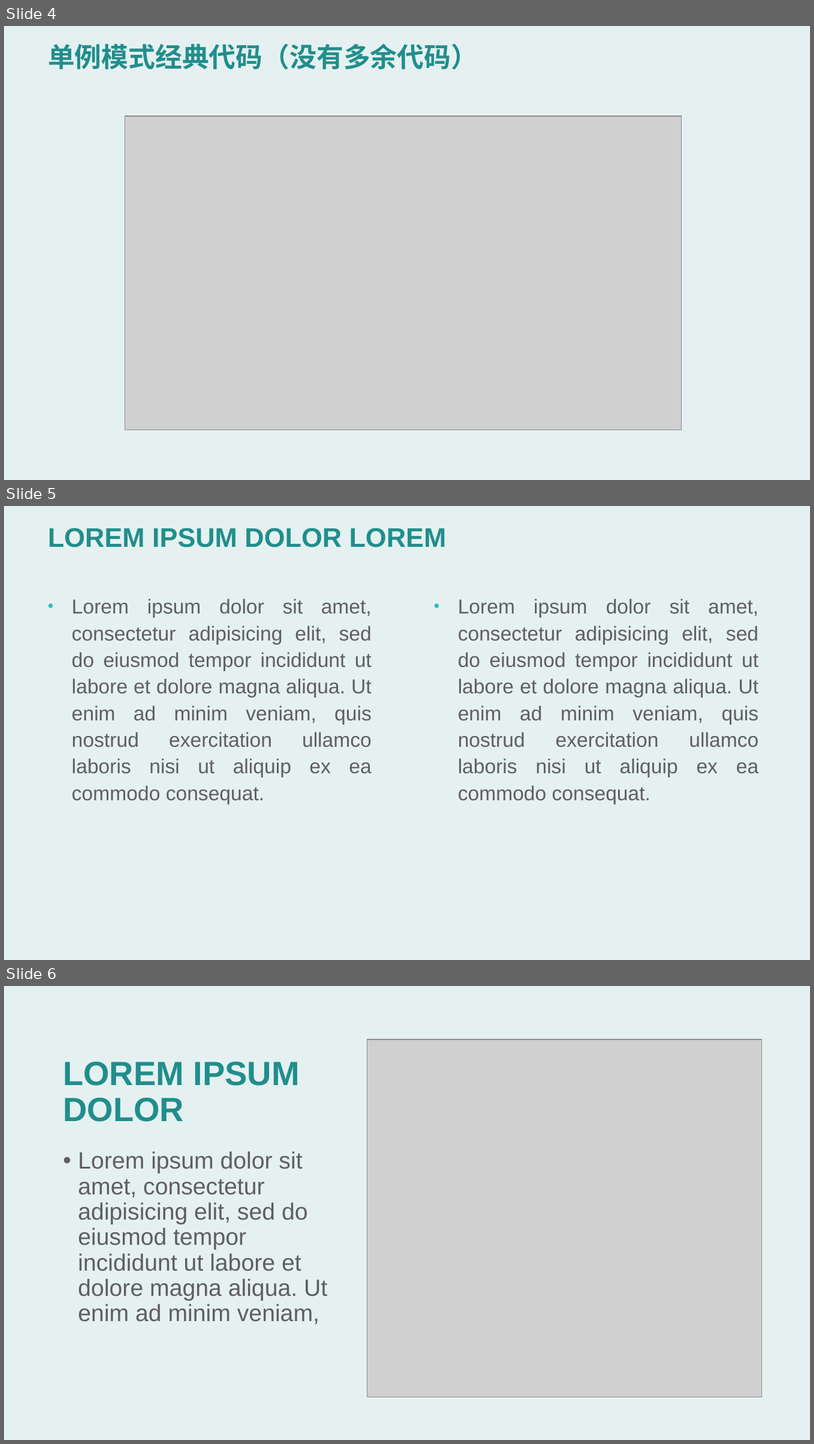
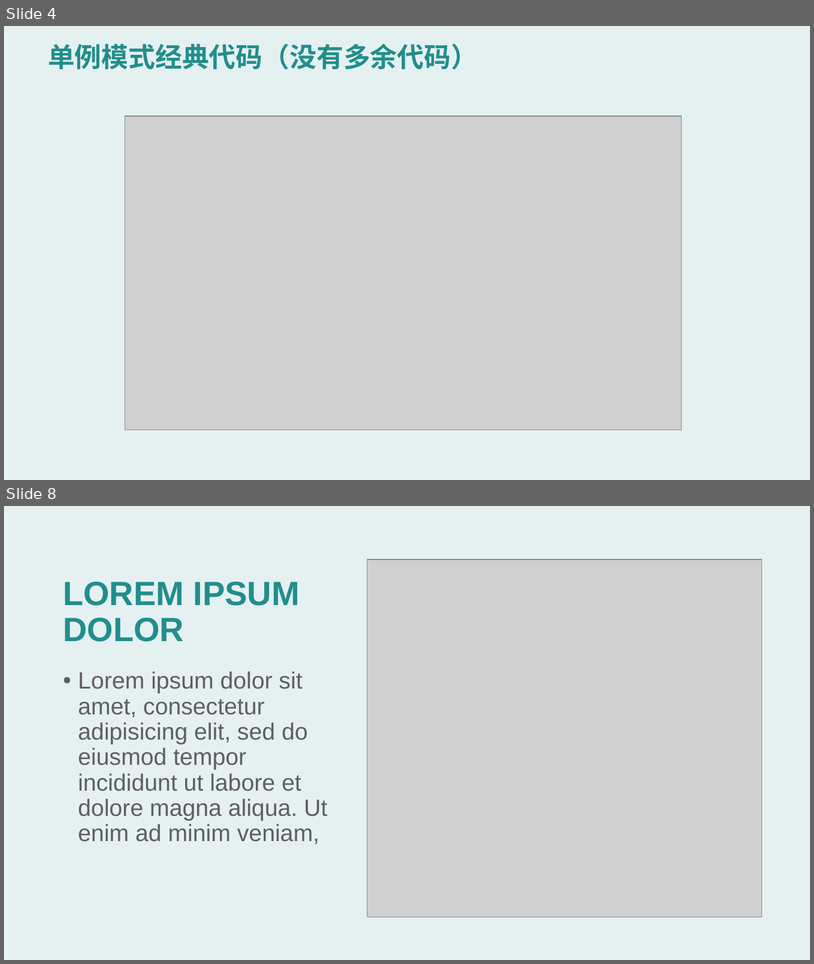
Before and after one commit to woodywoodpecker/py4j-notes, a slide deck: Spring/Spring源码分析.pptx. Shown one above the other, each under a label of ours: slides 4, 5 and 6 before the commit, slides 4 and 8 after it; the slides between them are not shown. The pictures are 814x1444 and 814x964 pixels, drawn with LibreOffice and Linux fonts; fonts in the diff are those of the drawing; grey boxes stand for pictures. Boxes give left, top, right and bottom in pixels: in the first picture for what was removed or moved away, otherwise in the second. Text is boxed around its words. In the diff, an @@ line names an element or a change of style, - is before the commit and + after.

```diff
--- a/Spring/Spring源码分析.pptx
+++ b/Spring/Spring源码分析.pptx
@@ slide 5 removed at [4, 506, 810, 960], background #FFFFFF; not listed: 1 template element that a slide beside it also shows @@
@@ title removed at [48, 528, 447, 547] @@
-LOREM IPSUM DOLOR LOREM
@@ text removed at [72, 598, 372, 804] @@
-• Lorem ipsum dolor sit amet, consectetur adipisicing elit, sed do eiusmod tempor incididunt ut labore et dolore magna aliqua. Ut enim ad minim veniam, quis nostrud exercitation ullamco laboris nisi ut aliquip ex ea commodo consequat.
@@ text removed at [458, 598, 759, 804] @@
-• Lorem ipsum dolor sit amet, consectetur adipisicing elit, sed do eiusmod tempor incididunt ut labore et dolore magna aliqua. Ut enim ad minim veniam, quis nostrud exercitation ullamco laboris nisi ut aliquip ex ea commodo consequat.
@@ what was slide 6 is now slide 8 @@
```
Also in this commit, not shown: 3 slides added.
